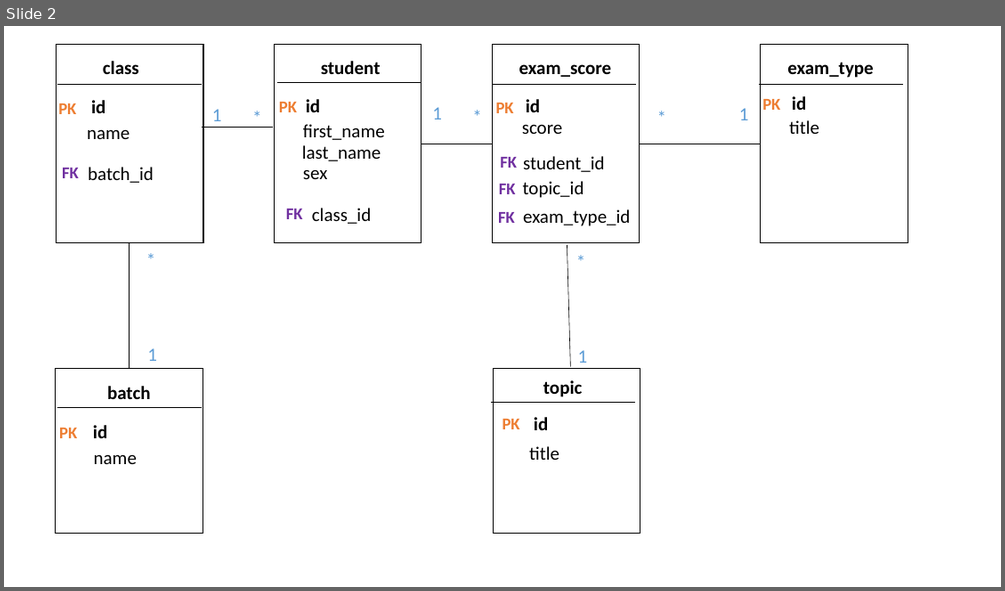
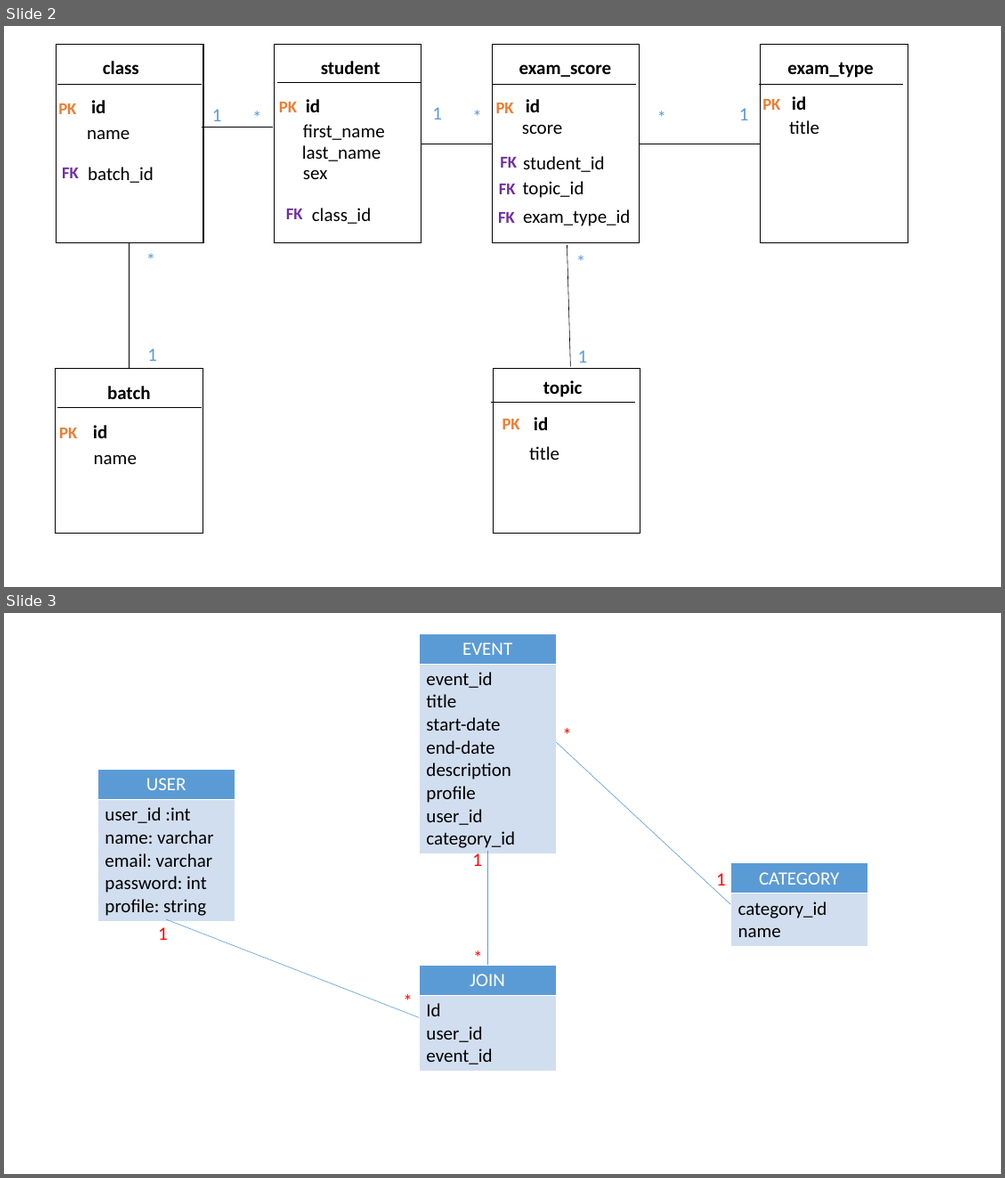
Before and after one commit to pnc-virtual-company/2021-G1-V2-PART1, a slide deck: docs/ER-DIAGRAM.pptx. Shown one above the other, each under a label of ours: slide 2 before the commit, slides 2 and 3 after it. The pictures are 1005x591 and 1005x1178 pixels, drawn with LibreOffice and Linux fonts; fonts in the diff are those of the drawing. Boxes give left, top, right and bottom in pixels: in the first picture for what was removed or moved away, otherwise in the second. Text is boxed around its words. In the diff, an @@ line names an element or a change of style, - is before the commit and + after.

```diff
--- a/docs/ER-DIAGRAM.pptx
+++ b/docs/ER-DIAGRAM.pptx
@@ slide 3 added at (4,613,1001,1174), background #FFFFFF @@
@@ table added at (419,633,557,852), 2 rows, 1 columns @@
+EVENT
+event_id / title / start-date / end-date / description / profile / user_id / category_id
@@ text added at (555,717,577,751), 18 pt, text #FF0000 @@
+*
@@ line added from (556, 742) to (731, 905), #5B9BD5 0.5 pt @@
@@ table added at (97,770,235,919), 2 rows, 1 columns @@
+USER
+user_id :int / name: varchar / email: varchar / password: int / profile: string
@@ text added at (472,850,482,866), 18 pt, text #FF0000 @@
+1
@@ line added from (488, 965) to (488, 851), #5B9BD5 0.5 pt @@
@@ text added at (716,873,726,885), 18 pt, text #FF0000 @@
+1
@@ table added at (731,863,868,946), 2 rows, 1 columns @@
+CATEGORY
+category_id / name
@@ text added at (158,927,168,940), 18 pt, text #FF0000 @@
+1
@@ line added from (166, 919) to (419, 1018), #5B9BD5 0.5 pt @@
@@ text added at (466,940,488,974), 18 pt, text #FF0000 @@
+*
@@ text added at (396,982,418,1017), 18 pt, text #FF0000 @@
+*
@@ table added at (419,965,557,1070), 2 rows, 1 columns @@
+JOIN
+Id / user_id / event_id
```
Also in this commit, not shown: 1 other file.
